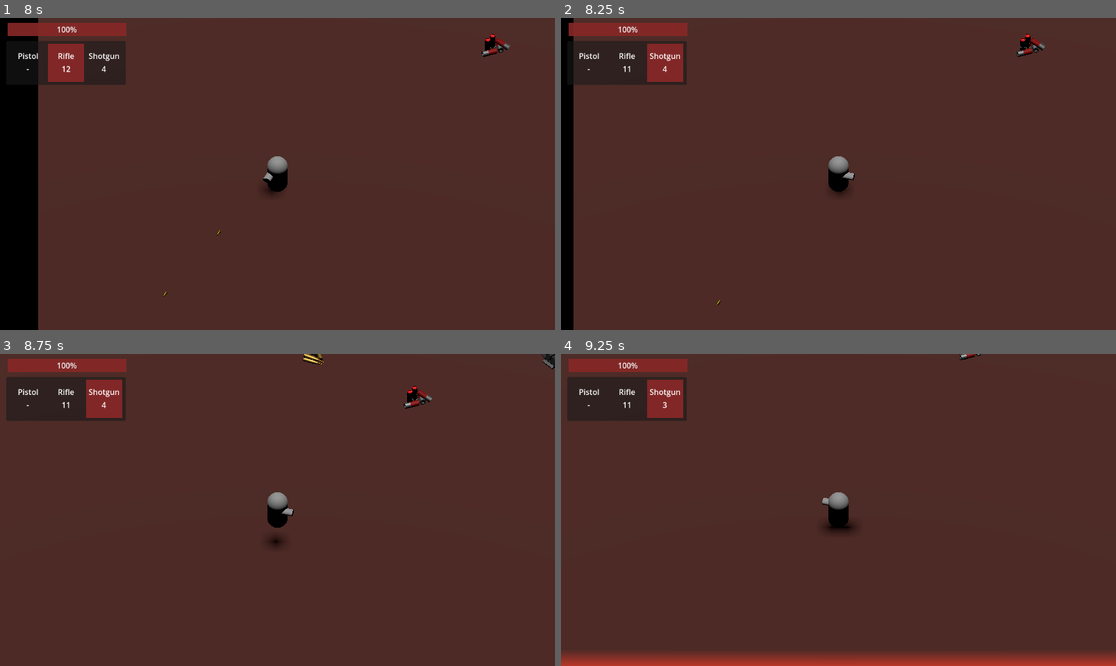
Above: before the commit, frames 1-4 (two rows, left to right).
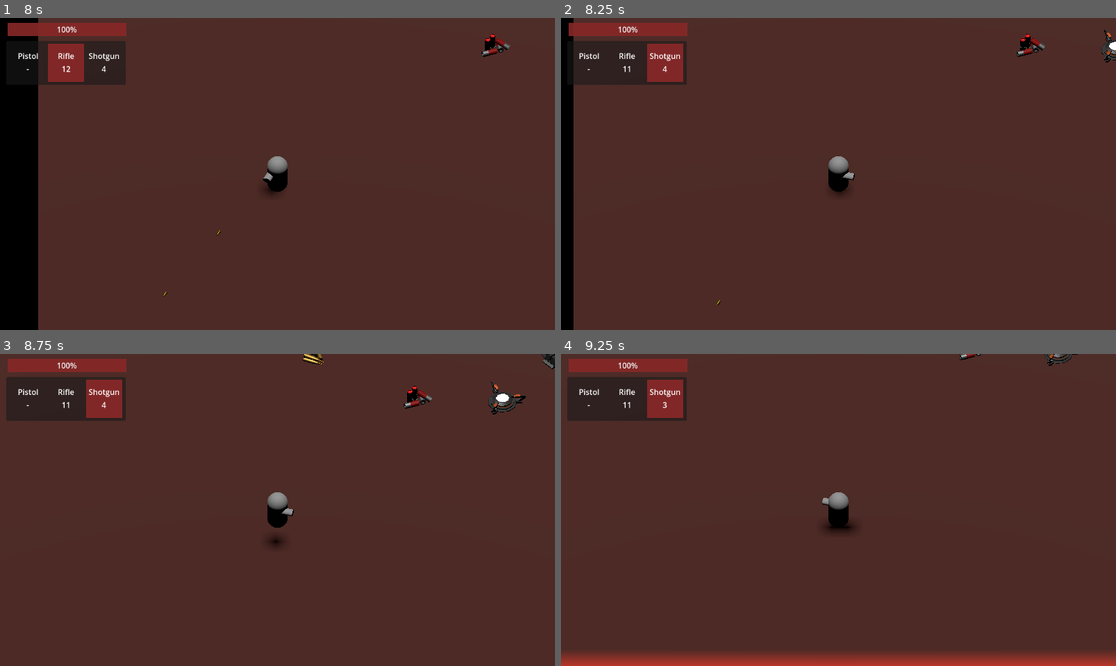
Above: after the commit, the same moments.

Repository: CalebJep/hackusu2023
Game: Godot game, scene res://main.tscn
The game is run twice, just before and just after one commit, with the same random seed, the same clock (stepped at 60 frames per second) and the same inputs. The engine's default icon, where the game draws it, is replaced by a stand-in: a white triangle on a blue panel in a dark square.
Inputs (mouse positions are in pixels of both pictures, inside the frame that each line leads up to):
- Up to frame 1 (8 s): click "Start Game" at 0.5 s; tap Enter at 1.25, 6.5 s; move the mouse to (249, 236) at 1.27 s; press the mouse at (249, 236) at 1.28 s; hold W (move_forward) 1.28-2.78 s; tap Space (jump) at 1.52, 2.27, 2.75, 3.77, 4.52, 5.27, 6.77, 7.52 s; move the mouse to (444, 220) at 2.02 s; release the mouse at (444, 220) at 2.03 s; tap Tab (swap) every 1.5 s from 2.1 to 6.6 s; move the mouse to (111, 127) at 2.77 s; press the mouse at (111, 127) at 2.78 s; hold A (move_left) 2.78-4.28 s; move the mouse to (305, 174) at 3.52 s; release the mouse at (305, 174) at 3.53 s; move the mouse to (194, 96) at 4.27 s; press the mouse at (194, 96) at 4.28 s; hold S (move_back) 4.28-5.03 s; move the mouse to (399, 158) at 5.02 s; release the mouse at (399, 158) at 5.03 s; hold D (move_right) 5.03-5.78 s; move the mouse to (166, 189) at 5.77 s; press the mouse at (166, 189) at 5.78 s; hold W (move_forward) 5.78-6.53 s; move the mouse to (333, 105) at 6.52 s; release the mouse at (333, 105) at 6.53 s; hold D (move_right) from 6.53 s (still down); move the mouse to (249, 236) at 7.27 s; press the mouse at (249, 236) at 7.28 s
- Up to frame 2 (8.25 s): keep holding D (move_right); move the mouse to (1005, 220) at 8.02 s; release the mouse at (1005, 220) at 8.03 s; tap Tab (swap) at 8.1 s
- Up to frame 3 (8.75 s): keep holding D (move_right); tap Space (jump) at 8.27 s
- Up to frame 4 (9.25 s): move the mouse to (672, 463) at 8.77 s; release D (move_right) at 8.78 s; press the mouse at (672, 463) at 8.78 s; hold S (move_back) from 8.78 s (still down)

Frame 1 is identical in both runs. In frame 2, 0.1% of the frame differs, in the area x 97-100%, y 3-15%; in frame 3, 0.2%, in the area x 87-95%, y 8-20%; in frame 4, less than 0.1%.

Commit message:
Added victory

Diff:
--- /dev/null
+++ b/goal.tscn
@@ -0,0 +1,23 @@
+[gd_scene load_steps=5 format=3 uid="uid://2weue2m1fvhh"]
+
+[ext_resource type="Script" path="res://health_pickup.gd" id="1_aptgv"]
+[ext_resource type="AudioStream" uid="uid://e5l1trkipe2" path="res://SoundAffects/victory.mp3" id="2_sxm2n"]
+[ext_resource type="PackedScene" uid="uid://cmm2egh30uaxq" path="res://Models/teleporter.glb" id="3_v6wpi"]
+
+[sub_resource type="BoxShape3D" id="BoxShape3D_ath1p"]
+
+[node name="Goal" type="Area3D" groups=["pickup"]]
+transform = Transform3D(1.31134e-07, 0, -1, 0, 1, 0, 1, 0, 1.31134e-07, 0, 1, 0)
+script = ExtResource("1_aptgv")
+
+[node name="CollisionShape3D" type="CollisionShape3D" parent="."]
+transform = Transform3D(2.057, 0, -2.84217e-14, 0, 1, 0, 5.68434e-14, 0, 2.112, 2.62268e-08, -0.5, -0.2)
+shape = SubResource("BoxShape3D_ath1p")
+
+[node name="Pickup" type="AudioStreamPlayer3D" parent="."]
+stream = ExtResource("2_sxm2n")
+
+[node name="teleporter" parent="." instance=ExtResource("3_v6wpi")]
+transform = Transform3D(0.7, 0, 0, 0, 0.7, 0, 0, 0, 0.7, -0.0246164, -1, -0.076871)
+
+[connection signal="body_entered" from="." to="." method="_on_body_entered" flags=18]
--- a/health_pickup.gd
+++ b/health_pickup.gd
@@ -2,10 +2,9 @@
 
 @export var value = 2
 
+signal victory
+
 func _on_body_entered(body):
 	if (body.get_name() == "Character"):
-		body.heal(value)
-		hide()
+		emit_signal("victory")
 		$Pickup.play()
-		await $Pickup.finished
-		queue_free()
--- a/main.gd
+++ b/main.gd
@@ -5,6 +5,7 @@
 @export var health_scene: PackedScene
 @export var rifle_scene: PackedScene
 @export var shotgun_scene: PackedScene
+@export var goal_scene: PackedScene
 
 func _on_main_menu_start_game():
 	var turrets = get_tree().get_nodes_in_group("TurretSpawn")
@@ -37,18 +38,13 @@
 		shotgun.position = spawn.position
 		add_child(shotgun)
 
-	var health = health_scene.instantiate()
-	health.position = $Spawns/HealthSpawn.position
-	add_child(health)
 
-	var rifle = rifle_scene.instantiate()
-	rifle.position = $Spawns/RifleSpawn.position
-	add_child(rifle)
-
-	var shotgun = shotgun_scene.instantiate()
-	shotgun.position = $Spawns/ShotgunSpawn.position
-	add_child(shotgun)
-
+	var goals = get_tree().get_nodes_in_group("VictorySpawn")
+	for spawn in goals:
+		var goal = goal_scene.instantiate()
+		goal.connect("victory", Callable(self, "_on_goal_victory"))
+		goal.position = spawn.position
+		add_child(goal)
 
 	$UI.show()
 	$Character.initialize($Spawns/PlayerSpawn.position)
@@ -66,3 +62,22 @@
 	$StartCamera.current = true
 	get_tree().call_group("enemy", "queue_free")
 	get_tree().call_group("pickup", "queue_free")
+
+
+func _on_goal_victory():
+	$"Victory".show()
+	get_tree().call_group("enemy", "set_physics_process", "false")
+	$Character.set_physics_process(false)
+	$StartCamera.current = true
+	$Character.position = $Spawns/PlayerSpawn.position
+	$Character.hide()
+	$Character/CollisionShape3D.disabled = true
+
+
+	await get_tree().create_timer(3).timeout
+
+	$"Victory".hide()
+	$UI.hide()
+	$"Main Menu".show()
+	get_tree().call_group("enemy", "queue_free")
+	get_tree().call_group("pickup", "queue_free")
--- a/main.tscn
+++ b/main.tscn
@@ -12,6 +12,7 @@
 [ext_resource type="PackedScene" uid="uid://ba5nyxhqkyhrg" path="res://rifle_ammo_pickup.tscn" id="9_hehu8"]
 [ext_resource type="AudioStream" uid="uid://cfr174oaswen6" path="res://SoundAffects/green-sky-125179.mp3" id="10_qoby8"]
 [ext_resource type="PackedScene" uid="uid://nvqlswmfqw1o" path="res://shotgun_ammo_pickup.tscn" id="10_vnc52"]
+[ext_resource type="PackedScene" uid="uid://2weue2m1fvhh" path="res://goal.tscn" id="13_ssnc4"]
 
 [sub_resource type="StandardMaterial3D" id="StandardMaterial3D_pkiib"]
 albedo_color = Color(1, 0.219608, 0.129412, 1)
@@ -46,6 +47,7 @@
 health_scene = ExtResource("6_rvstv")
 rifle_scene = ExtResource("9_hehu8")
 shotgun_scene = ExtResource("10_vnc52")
+goal_scene = ExtResource("13_ssnc4")
 
 [node name="Spawns" type="Node3D" parent="."]
 
@@ -72,6 +74,9 @@
 
 [node name="ShotgunSpawn" type="Marker3D" parent="Spawns" groups=["ShotgunSpawn"]]
 transform = Transform3D(1, 0, 0, 0, 1, 0, 0, 0, 1, -3, 1, 5)
+
+[node name="VictorySpawn" type="Marker3D" parent="Spawns" groups=["VictorySpawn"]]
+transform = Transform3D(1, 0, 0, 0, 1, 0, 0, 0, 1, 1, 1, 5)
 
 [node name="Floor" type="StaticBody3D" parent="."]
 transform = Transform3D(1, 0, 0, 0, 1, 0, 0, 0, 1, 0, -0.512921, 0)
@@ -335,6 +340,31 @@
 grow_vertical = 2
 theme = SubResource("Theme_q1civ")
 text = "Game Over"
+
+[node name="Victory" type="Control" parent="."]
+visible = false
+layout_mode = 3
+anchors_preset = 0
+offset_left = 412.5
+offset_top = 281.0
+offset_right = 452.5
+offset_bottom = 321.0
+
+[node name="VictoryScreen" type="Label" parent="Victory"]
+layout_mode = 1
+anchors_preset = 8
+anchor_left = 0.5
+anchor_top = 0.5
+anchor_right = 0.5
+anchor_bottom = 0.5
+offset_left = -20.0
+offset_top = -20.0
+offset_right = 307.0
+offset_bottom = 66.0
+grow_horizontal = 2
+grow_vertical = 2
+theme = SubResource("Theme_q1civ")
+text = "You Won!"
 
 [node name="Instructions" type="Control" parent="."]
 visible = false
Binary file added: Models/teleporter.glb
Not shown, added: Models/teleporter.glb.import
Not shown, added: SoundAffects/victory.mp3.import
Not shown: 1 places in main.tscn that only renumber resources
Not shown, added: SoundAffects/victory.mp3
